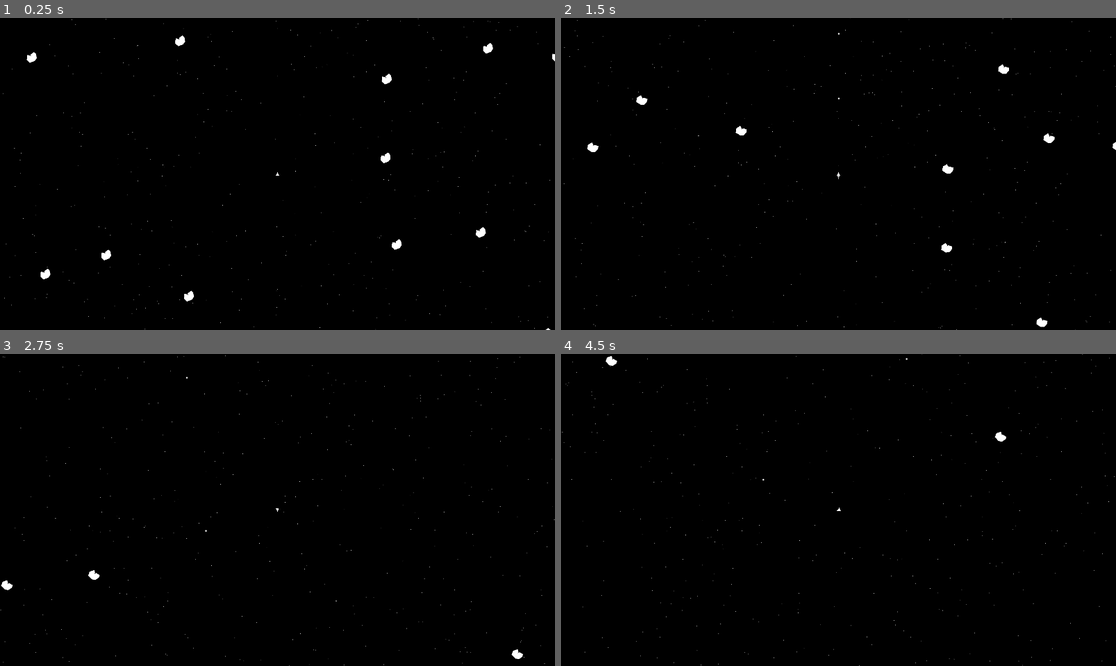
Above: before the commit, frames 1-4 (two rows, left to right).
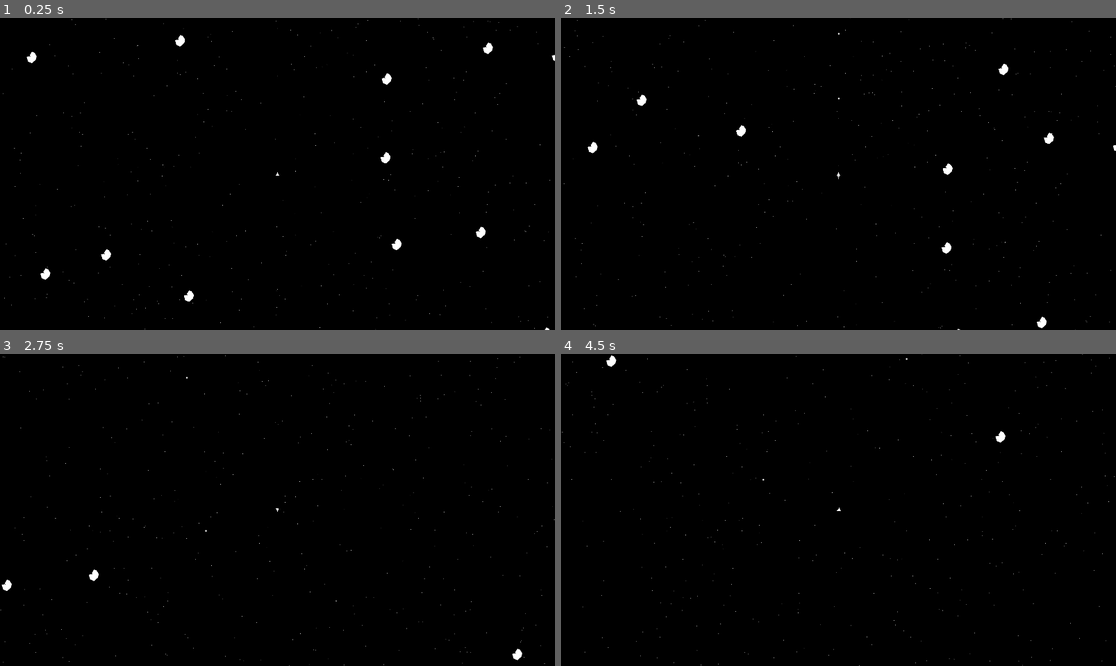
Above: after the commit, the same moments.

Repository: IQpierce/owl
Game: Godot game, scene res://scenes/big_wrapping_area.tscn
Same seed, same stepped clock (60 frames per second), same inputs: the game is played once before the commit and once after it.
Inputs:
- Up to frame 1 (0.25 s): no input
- Up to frame 2 (1.5 s): hold Space (shoot) 0.53-1.28 s; hold Up (thrust) from 0.53 s (still down); tap Space (shoot) at 1.35 s
- Up to frame 3 (2.75 s): release Up (thrust) at 2.03 s; hold Left (turn_left) from 2.03 s (still down); hold Space (shoot) from 2.03 s (still down)
- Up to frame 4 (4.5 s): release Space (shoot) at 2.78 s; tap Space (shoot) at 2.85, 4.35 s; hold Space (shoot) 3.53-4.28 s; release Left (turn_left) at 4.28 s; hold Right (turn_right) from 4.28 s (still down)

The runs differ from the first frame. In frame 1, 0.2% of the frame differs, in the area x 4-100%, y 5-100%; in frame 2, 0.2%, in the area x 4-100%, y 14-100%; in frame 3, less than 0.1%; in frame 4, less than 0.1%.

Commit message:
more iteration post-stream. also fixed a bug where bullets were imparting

Diff:
--- a/packedscenes/asteroid.tscn
+++ b/packedscenes/asteroid.tscn
@@ -13,8 +13,7 @@
 continuous_cd = 2
 max_contacts_reported = 1
 contact_monitor = true
-angular_velocity = 1.74533
-angular_damp = 0.066
+angular_damp = 0.03
 script = ExtResource("1_018j0")
 health = 12.0
 max_health = 12.0
--- a/packedscenes/bullet.tscn
+++ b/packedscenes/bullet.tscn
@@ -18,7 +18,7 @@
 linear_damp_mode = 1
 script = ExtResource("1_whbku")
 damage_on_impact = 3.0
-impact_force = 4.0
+impact_force = 100.0
 
 [node name="CollisionShape2D" type="CollisionShape2D" parent="."]
 scale = Vector2(0.3, 0.3)
--- a/packedscenes/sun.tscn
+++ b/packedscenes/sun.tscn
@@ -37,7 +37,7 @@
 
 [node name="Visuals" type="Node2D" parent="."]
 script = ExtResource("2_h2as5")
-rotate_angle_per_sec = 1.0
+rotate_angle_per_sec = 0.1
 
 [node name="Visuals2" type="Node2D" parent="Visuals"]
 scale = Vector2(20, -19.96)
--- a/physics_materials/rock.tres
+++ b/physics_materials/rock.tres
@@ -1,6 +1,6 @@
 [gd_resource type="PhysicsMaterial" format=3 uid="uid://d5h87yh5ctsf"]
 
 [resource]
-friction = 15.0
+friction = 5.0
 bounce = 0.1
 absorbent = true
--- a/scripts/Bullet.gd
+++ b/scripts/Bullet.gd
@@ -7,7 +7,7 @@
 
 	var other_body_rigid:RigidBody2D = other_body as RigidBody2D
 	if (other_body_rigid):
-		other_body_rigid.apply_impulse(linear_velocity.normalized() * impact_force, global_position)
+		other_body_rigid.apply_impulse(linear_velocity.normalized() * impact_force, global_position - other_body.global_position)
 
 		var other_body_thing:Thing = other_body_rigid as Thing
 		if (other_body_thing):
